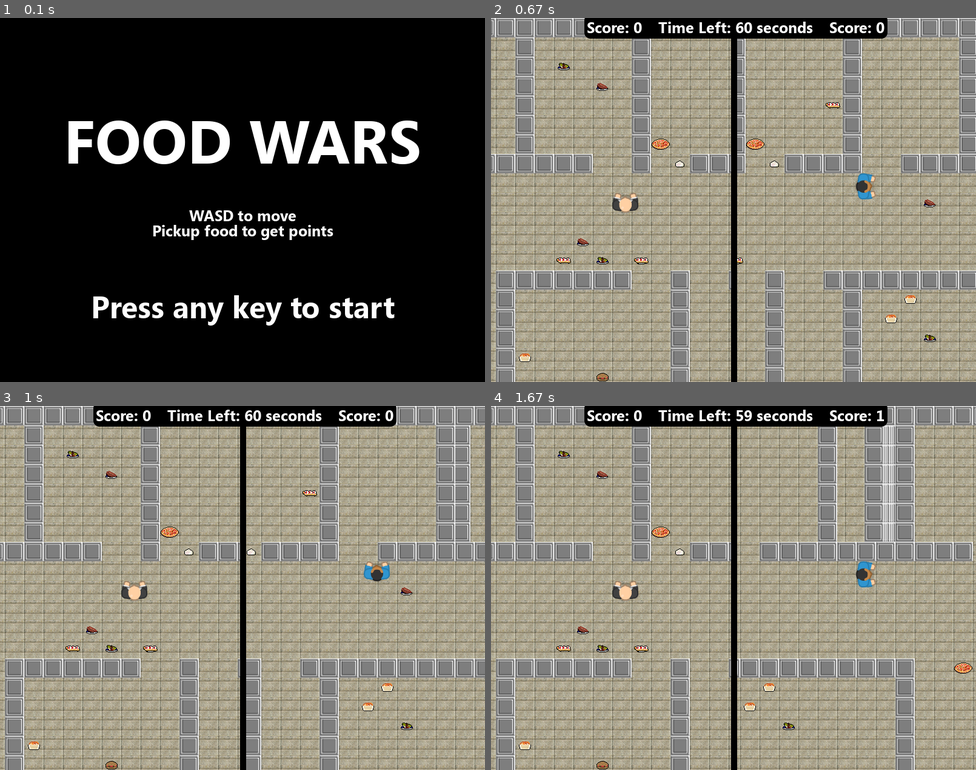
Above: before the commit, frames 1-4 (two rows, left to right).
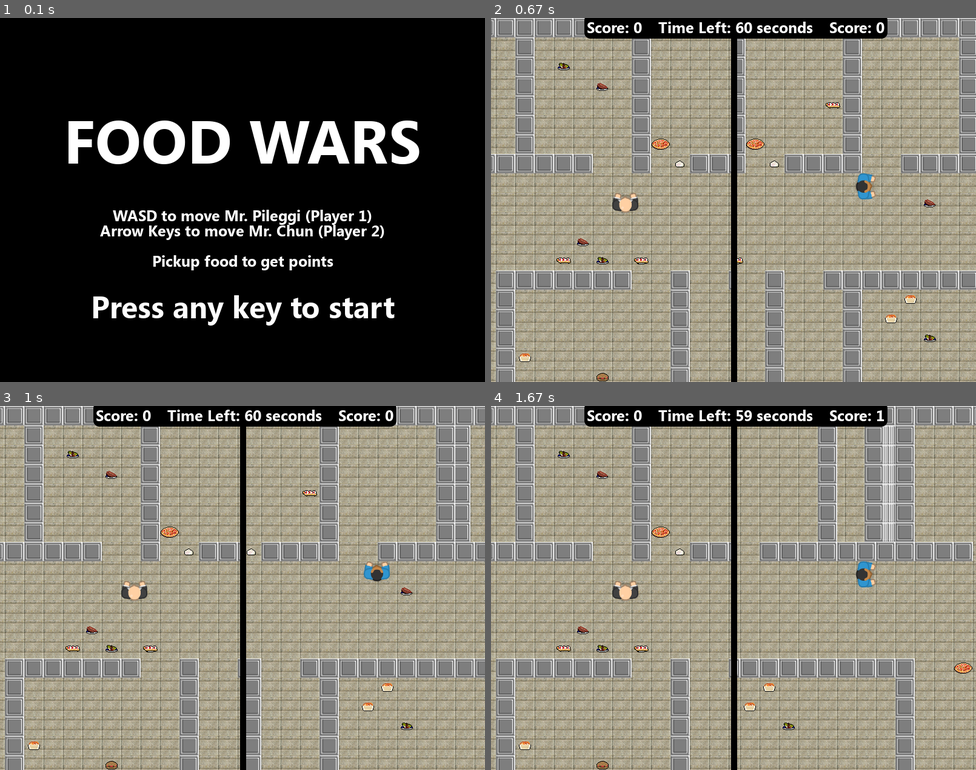
Above: after the commit, the same moments.

Repository: bly852/ICS3U1
Game: pygame game, started from (19.12.06) Culminating/game.py
Same seed, same stepped clock (60 frames per second), same inputs: the game is played once before the commit and once after it.
Inputs:
- Up to frame 1 (0.1 s): no input
- Up to frame 2 (0.67 s): hold Right from 0.33 s (still down)
- Up to frame 3 (1 s): release Right at 0.8 s; hold Up from 0.88 s (still down)
- Up to frame 4 (1.67 s): release Up at 1.18 s; hold Right from 1.22 s (still down)

The runs differ from the first frame. In frame 1, 2.4% of the frame differs, in the area x 20-80%, y 52-70%; in frame 2, nothing differs; in frame 3, nothing differs; in frame 4, nothing differs.

Commit message:
Updated Splitscreen Splashscreen

Diff:
--- a/(19.12.06) Culminating/game.py
+++ b/(19.12.06) Culminating/game.py
@@ -217,8 +217,9 @@
 
         # draws splash screen text
         self.draw_text('FOOD WARS', default_font_bold, 100, white, width//2, height//2-100, align = 'center')
-        self.draw_text('WASD to move', default_font_bold, 25, white, width//2, height//2+25, align = 'center')
-        self.draw_text('Pickup food to get points', default_font_bold, 25, white, width//2, height//2+50, align = 'center')
+        self.draw_text('WASD to move Mr. Pileggi (Player 1)', default_font_bold, 25, white, width//2, height//2+25, align = 'center')
+        self.draw_text('Arrow Keys to move Mr. Chun (Player 2)', default_font_bold, 25, white, width//2, height//2+50, align = 'center')
+        self.draw_text('Pickup food to get points', default_font_bold, 25, white, width//2, height//2+100, align = 'center')
         self.draw_text('Press any key to start', default_font_bold, 50, white, width//2, height//2+175, align = 'center')
 
         self.splashscreen = True
